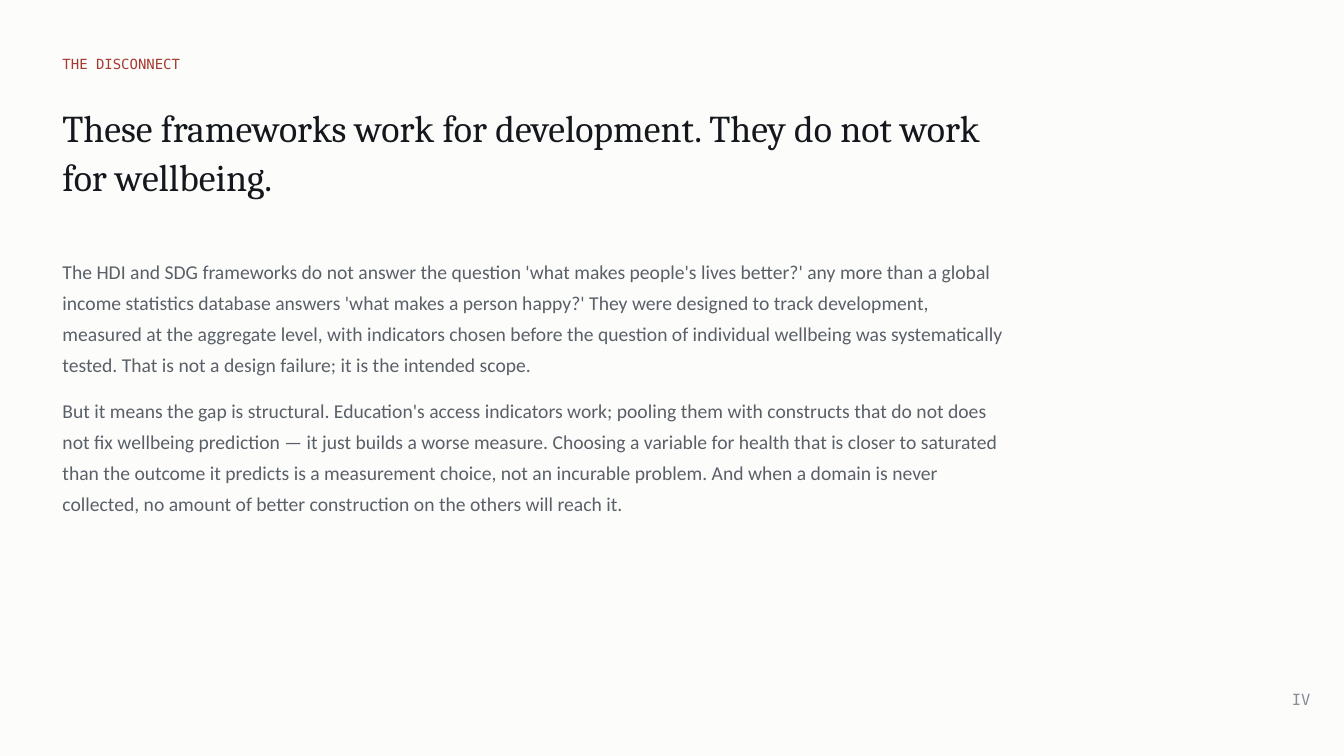
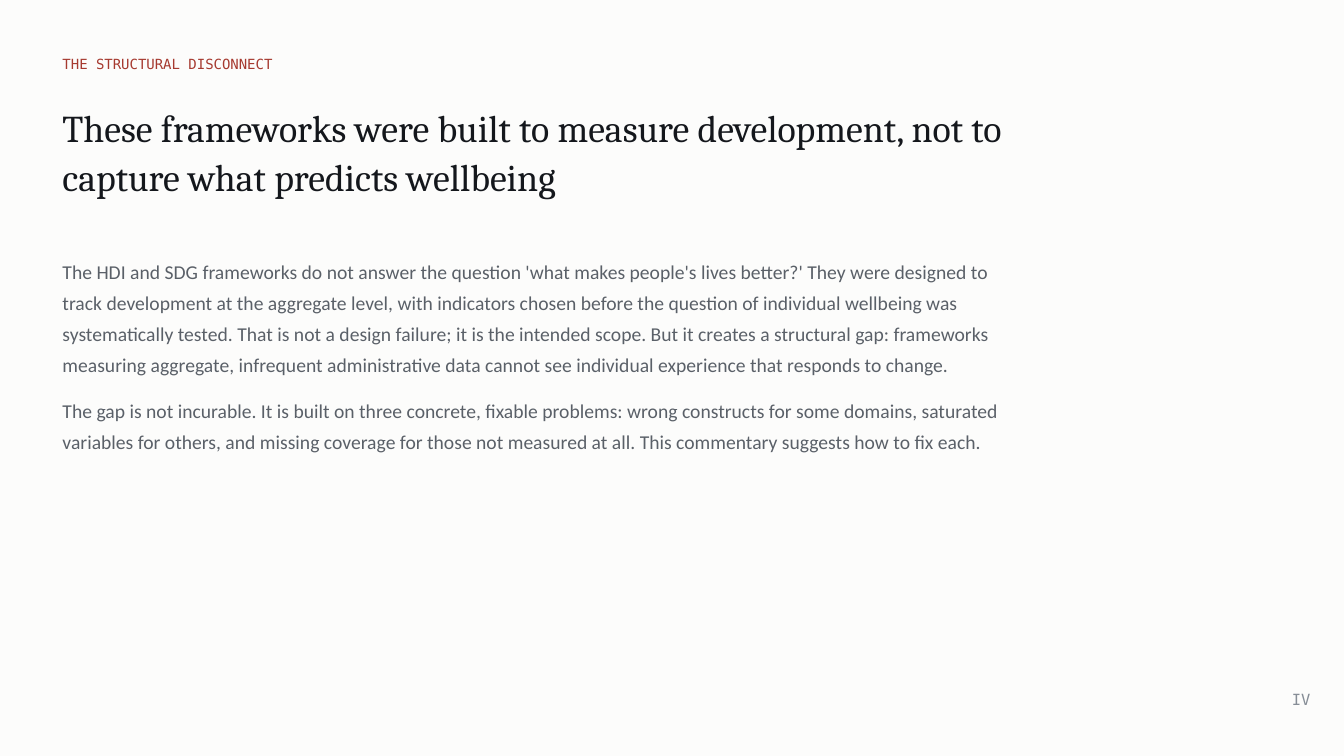
Before and after one commit to cwejnert/HDI-Happiness, a slide deck: slide 20 of deck/Measured_Where_It_Varies.pptx. Drawn at 1344x756 pixels with LibreOffice and Linux fonts; fonts in the diff are those of the drawing. Boxes give left, top, right and bottom in pixels: in the first picture for what was removed or moved away, otherwise in the second. Text is boxed around its words. In the diff, an @@ line names an element or a change of style, - is before the commit and + after.

```diff
--- a/deck/Measured_Where_It_Varies.pptx
+++ b/deck/Measured_Where_It_Varies.pptx
@@ text at (62, 58, 272, 69): text changed @@
-THE DISCONNECT
+THE STRUCTURAL DISCONNECT
@@ text at (62, 115, 1001, 199): text changed @@
-These frameworks work for development. They do not work for wellbeing.
+These frameworks were built to measure development, not to capture what predicts wellbeing
@@ text at (62, 265, 998, 453): text changed @@
-The HDI and SDG frameworks do not answer the question 'what makes people's lives better?' any more than a global income statistics database answers 'what makes a person happy?' They were designed to track development, measured at the aggregate level, with indicators chosen before the question of individual wellbeing was systematically tested. That is not a design failure; it is the intended scope.
-But it means the gap is structural. Education's access indicators work; pooling them with constructs that do not does not fix wellbeing prediction — it just builds a worse measure. Choosing a variable for health that is closer to saturated than the outcome it predicts is a measurement choice, not an incurable problem. And when a domain is never collected, no amount of better construction on the others will reach it.
+The HDI and SDG frameworks do not answer the question 'what makes people's lives better?' They were designed to track development at the aggregate level, with indicators chosen before the question of individual wellbeing was systematically tested. That is not a design failure; it is the intended scope. But it creates a structural gap: frameworks measuring aggregate, infrequent administrative data cannot see individual experience that responds to change.
+The gap is not incurable. It is built on three concrete, fixable problems: wrong constructs for some domains, saturated variables for others, and missing coverage for those not measured at all. This commentary suggests how to fix each.
```
Also in this commit, not shown: 4 other slides changed, 1 other file.
